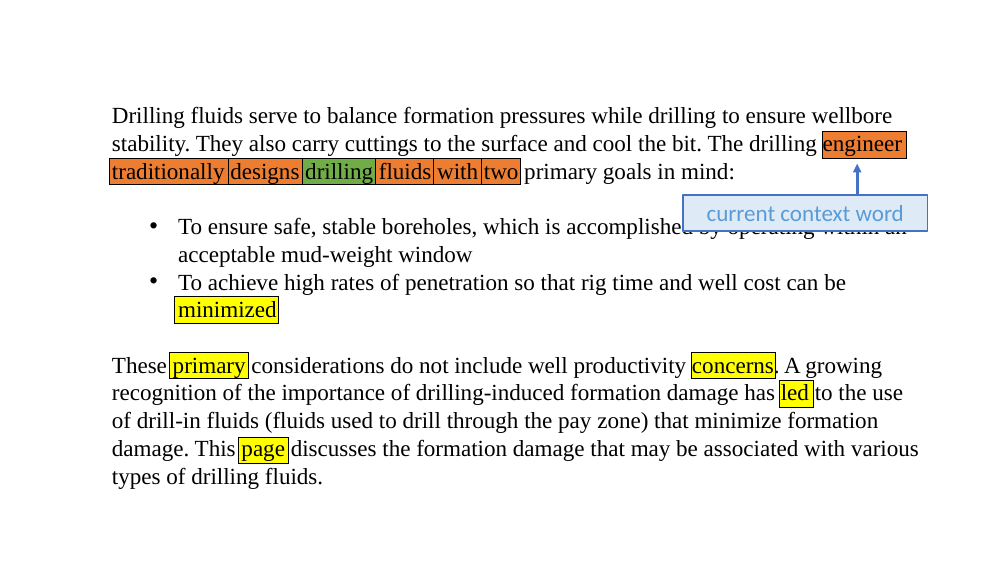
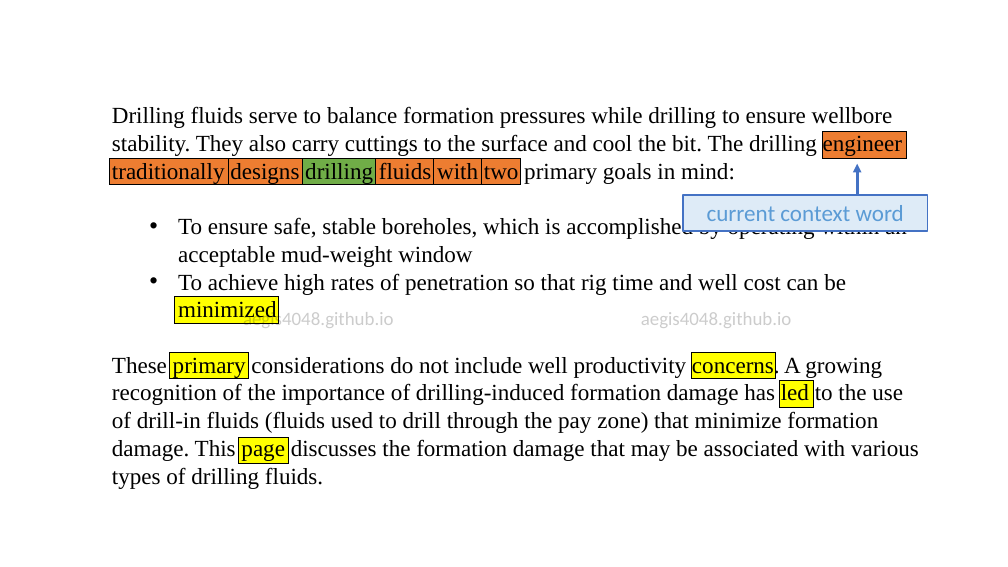
Before and after one commit to aegis4048/aegis4048.github.io, a slide deck: slide 6 of downloads/notebooks/spatial.pptx (slide 3 before the commit). Drawn at 1008x567 pixels with LibreOffice and Linux fonts; fonts in the diff are those of the drawing. Boxes give left, top, right and bottom in pixels: in the first picture for what was removed or moved away, otherwise in the second. Text is boxed around its words. In the diff, an @@ line names an element or a change of style, - is before the commit and + after.

```diff
--- a/downloads/notebooks/spatial.pptx
+++ b/downloads/notebooks/spatial.pptx
@@ text added at [243, 309, 394, 328], 18 pt, text #000000 at 20% opacity @@
+aegis4048.github.io
@@ text added at [641, 312, 792, 328], 18 pt, text #000000 at 20% opacity @@
+aegis4048.github.io
```
Also in this commit, not shown: 3 slides added, 2 slides removed, 17 other files.
